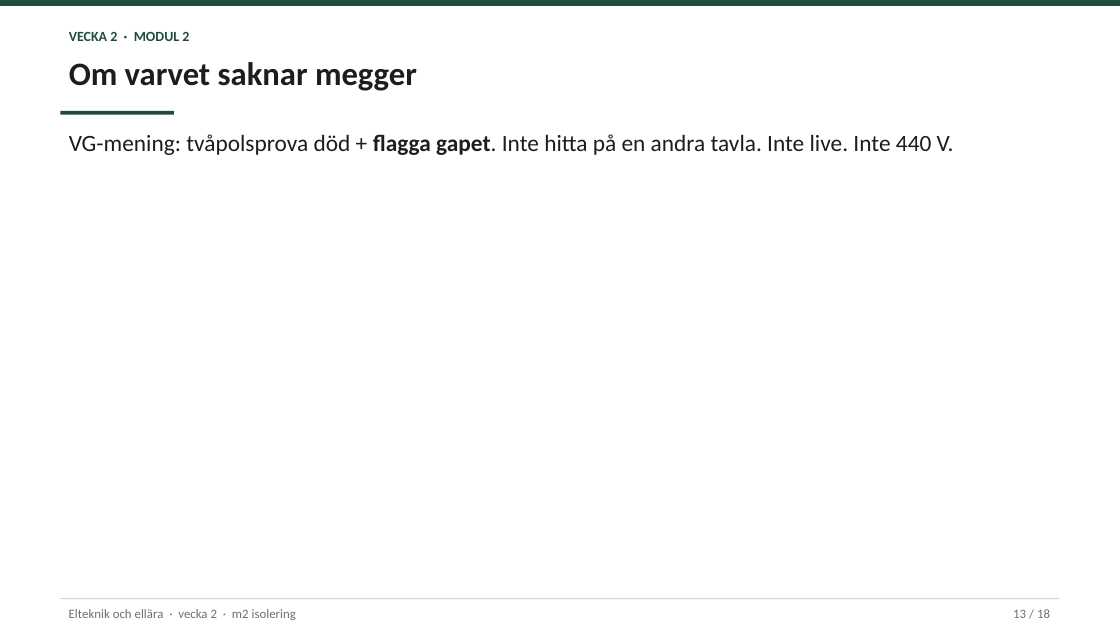
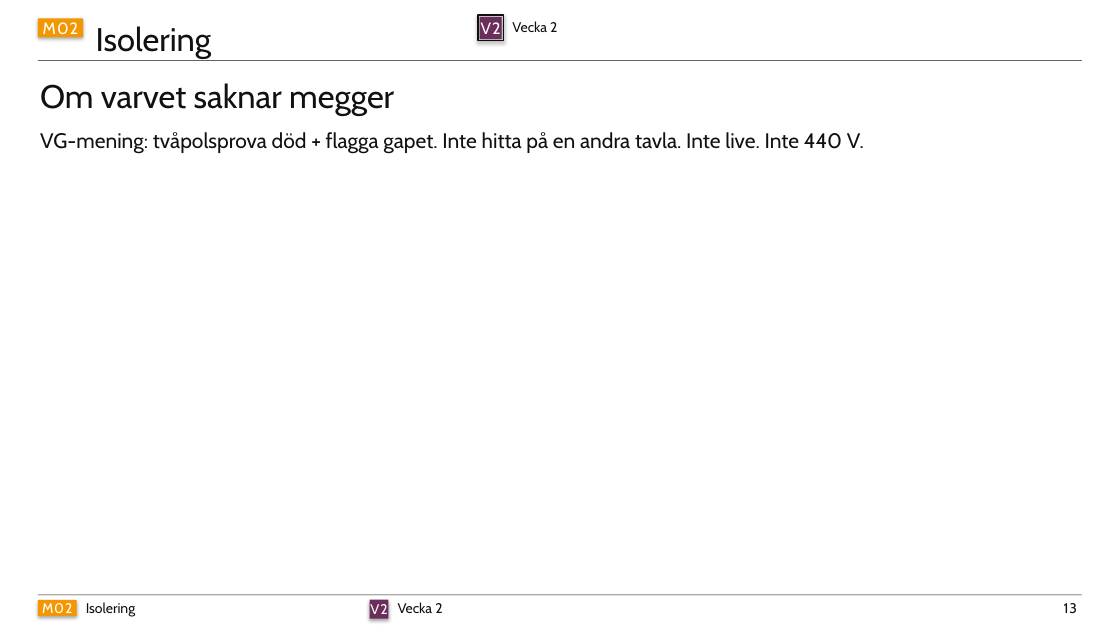
Before and after one commit to nj22az/elteknik-och-ellara, a slide deck: slide 13 of pptx/vecka-02.pptx. Drawn at 1120x630 pixels with LibreOffice and Linux fonts; fonts in the diff are those of the drawing. Boxes give left, top, right and bottom in pixels: in the first picture for what was removed or moved away, otherwise in the second. Text is boxed around its words. In the diff, an @@ line names an element or a change of style, - is before the commit and + after.

```diff
--- a/pptx/vecka-02.pptx
+++ b/pptx/vecka-02.pptx
@@ rectangle added at (38,18,83,37), fill #F39700, 14 pt, text #FFFFFF @@
+M02
@@ text added at (96,26,212,59), 28 pt, text #111111 @@
+Isolering
@@ rectangle added at (478,15,503,40), outline #111111 1.5 pt @@
@@ rectangle added at (480,17,502,39), fill #6B2D5B, 14 pt, text #FFFFFF @@
+V2
@@ text at (512,21,557,32): text changed; font Calibri to Cabin; text colour #1F4D3A to #111111; bold off @@
-VECKA 2 · MODUL 2
+Vecka 2
@@ text "Om varvet saknar megger": place and size @@
-text "Om varvet saknar megger" at (69,62,417,91)
+text "Om varvet saknar megger" at (40,83,394,116)
@@ text "Om varvet saknar megger" at (40,83,394,116): font Calibri to Cabin, text colour #1D1D1F to #111111, bold off @@
@@ rectangle: place and size @@
-rectangle at (0,0,1120,6)
+rectangle at (38,60,1082,60)
@@ rectangle at (38,60,1082,60): fill #1F4D3A to #111111; shadow on @@
@@ rectangle removed at (60,111,174,114) @@
@@ text "VG-mening: tvåpolsprova död + flagga ...": place and size @@
-text "VG-mening: tvåpolsprova död + flagga ..." at (69,134,954,155)
+text "VG-mening: tvåpolsprova död + flagga ..." at (40,132,864,154)
@@ text "VG-mening: tvåpolsprova död + flagga ..." at (40,132,864,154): size 20 to 18 pt, font Calibri to Cabin, text colour #1D1D1F to #111111; bold off in "flagga gapet."; less space between paragraphs @@
@@ rectangle: place and size @@
-rectangle at (60,598,1060,599)
+rectangle at (38,595,1082,595)
@@ rectangle at (38,595,1082,595): fill #D2D2D7 to #111111; shadow on @@
@@ rectangle added at (38,600,76,616), fill #F39700, 12 pt, text #FFFFFF @@
+M02
@@ text removed at (69,609,296,620) @@
-Elteknik och ellära · vecka 2 · m2 isolering
@@ text added at (86,602,135,617), 12 pt, text #111111 @@
+Isolering
@@ rectangle added at (370,600,389,619), fill #6B2D5B, 12 pt, text #FFFFFF @@
+V2
@@ text added at (398,602,442,613), 12 pt, text #111111 @@
+Vecka 2
@@ text at (1064,603,1077,613): text changed; size 11 to 12 pt; font Calibri to Cabin; text colour #6E6E73 to #111111 @@
-13 / 18
+13
```
Also in this commit, not shown: 16 other slides changed, 1 slide added, 1 slide removed, 12 other files.
